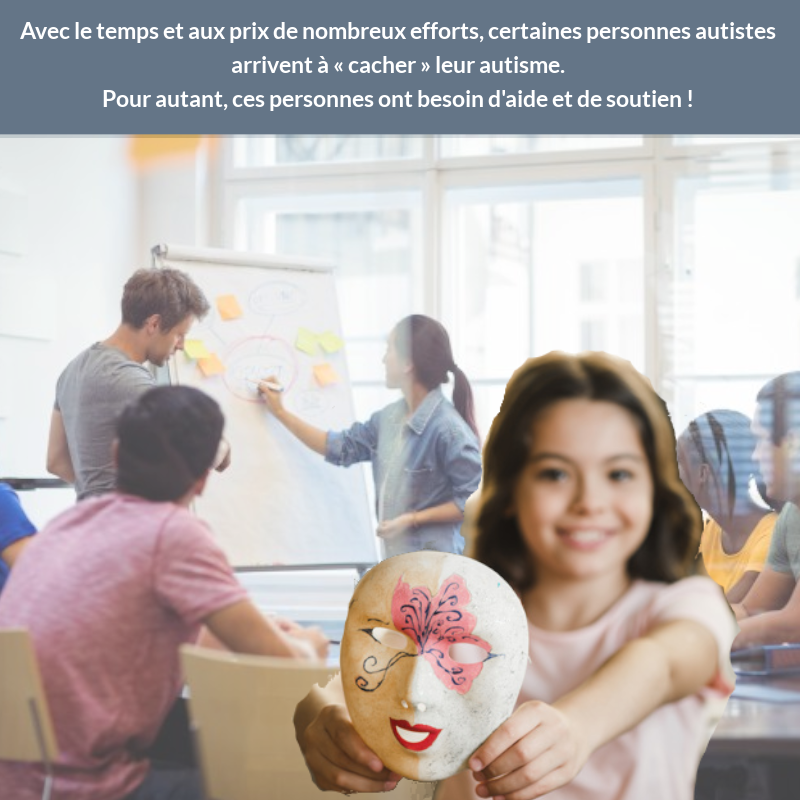
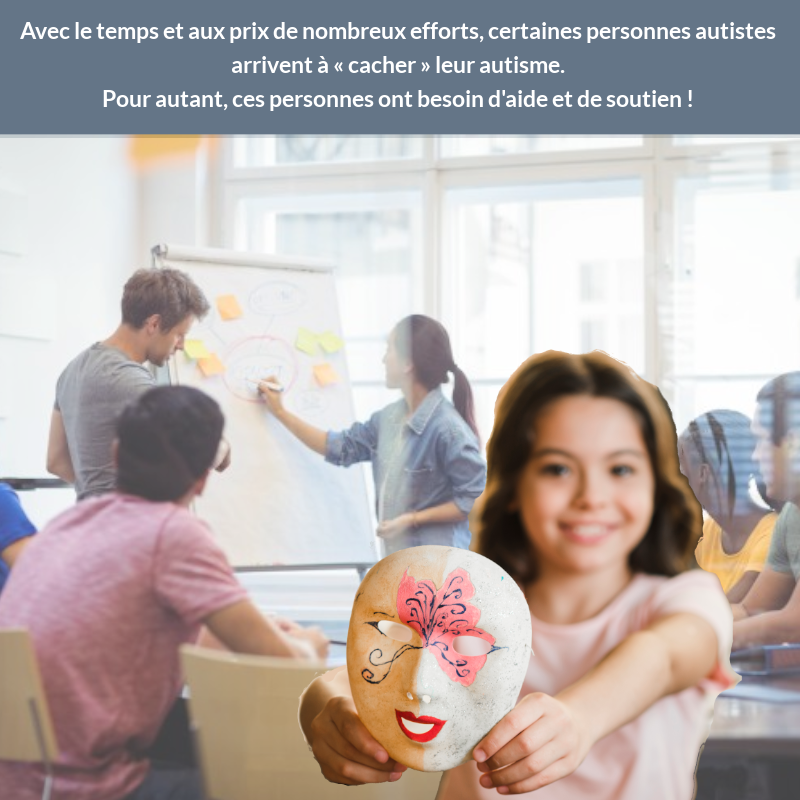
Layer changes from the first 800×800 image to the second:
hid "Pasted Layer #1" over [291, 348, 742, 800]
added layer "Pasted Layer #3" above "Pasted Layer #2" over [297, 348, 742, 800]
